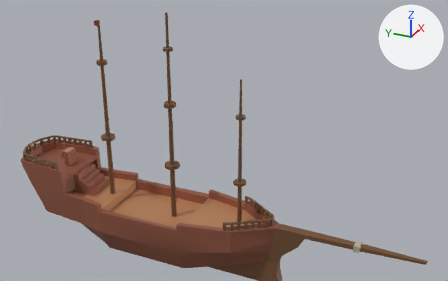
Two versions of the Blender file level.blend, one commit apart.
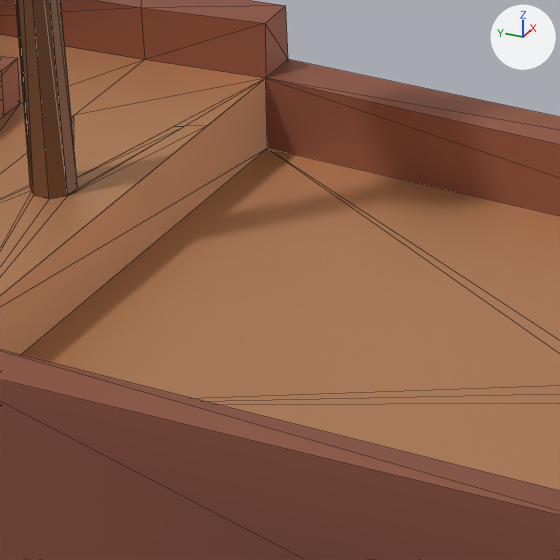
Each version is shown whole from a 50 mm lens placed at (-7.16, -4.11, 5.6), pointed at (0.17, -0.81, 1.94), then close up on the part from 24% to 37% of the width and 61% to 83% of the height. Lighting does not change. The marker at upper right points along +X, +Y and +Z. The close-ups show mesh edges as thin lines.

Names of what the first close-up shows: 'BigShip'.
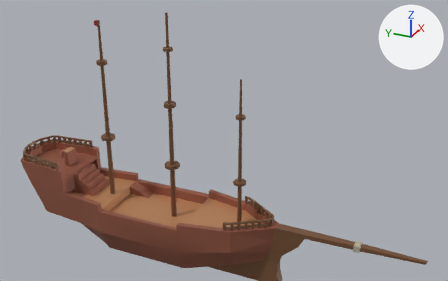
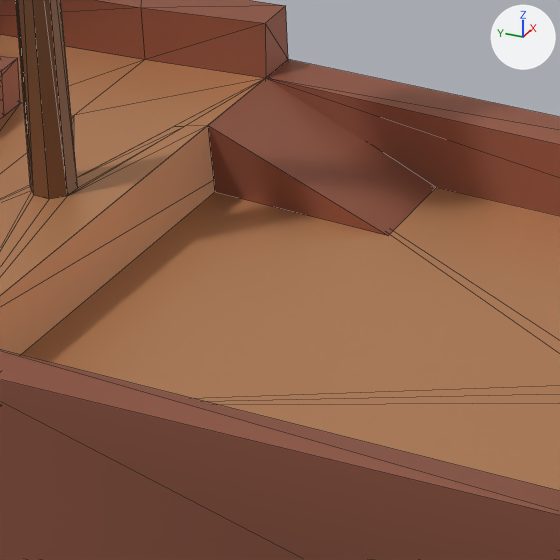
The change in detail:
me_bigship has 1338 vertices, 3005 faces, 20 loose edges and spans x -0.0057..0.0058, y -0.0379..0.0004, z -0.0382..0.0256.
me_bigship is used by ob_bigship; parent ob_rootnode_001; location (-0.00196, 0.0478, -0.0713); rotation (-1.571, 0.0, 0.0), in degrees (-90, 0, 0); scale (100.0, 100.0, 100.0).
Verts and faces of me_bigship; kept vertices keep their numbers, new ones are numbered from 1338.
Before the commit, vertices of me_bigship: 1330 (0.003, -0.0082, 0.0088) at pixel (207, 125).
Part 1, on me_bigship:
New vertex 1338 is at (0.003, -0.0082, 0.0088), pixel (207, 125).
New vertex 1339 is at (0.003, -0.0068, 0.0052), pixel (388, 235).
New vertex 1340 is at (0.005, -0.0082, 0.0088), pixel (267, 76).
New vertex 1341 is at (0.0048, -0.0068, 0.0053), pixel (436, 187).
New vertex 1342 is at (0.0031, -0.0068, 0.0088), pixel (214, 192).
New loose edges: (1330, 1338).
New faces: (1338, 1339, 1341, 1340), (1338, 1342, 1339) (mat_wood_001 (brown #a1634f)).

Location of each change, [x1, y1, x2, y2] in pixels of the close-ups (560 x 560 px):
part 1 of me_bigship, added (brown)
    after: [208, 78, 436, 236]
